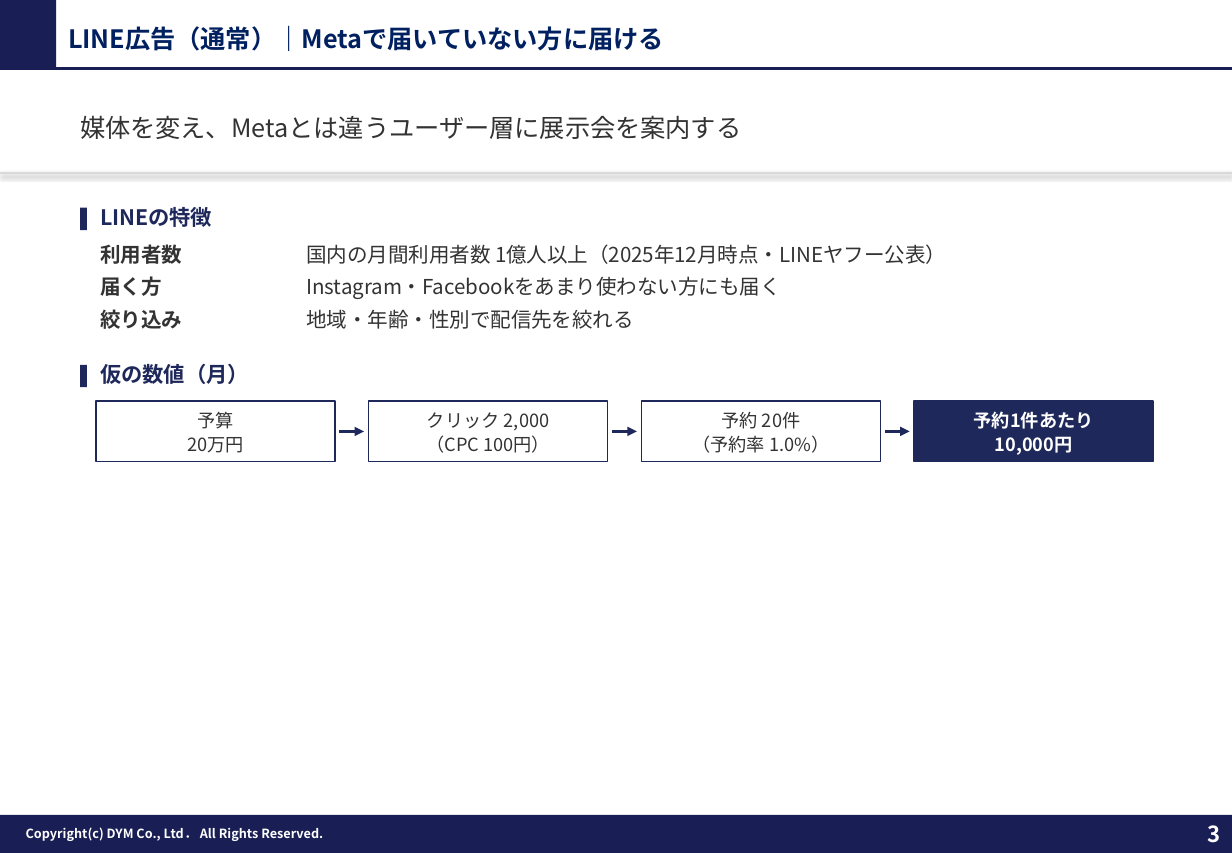
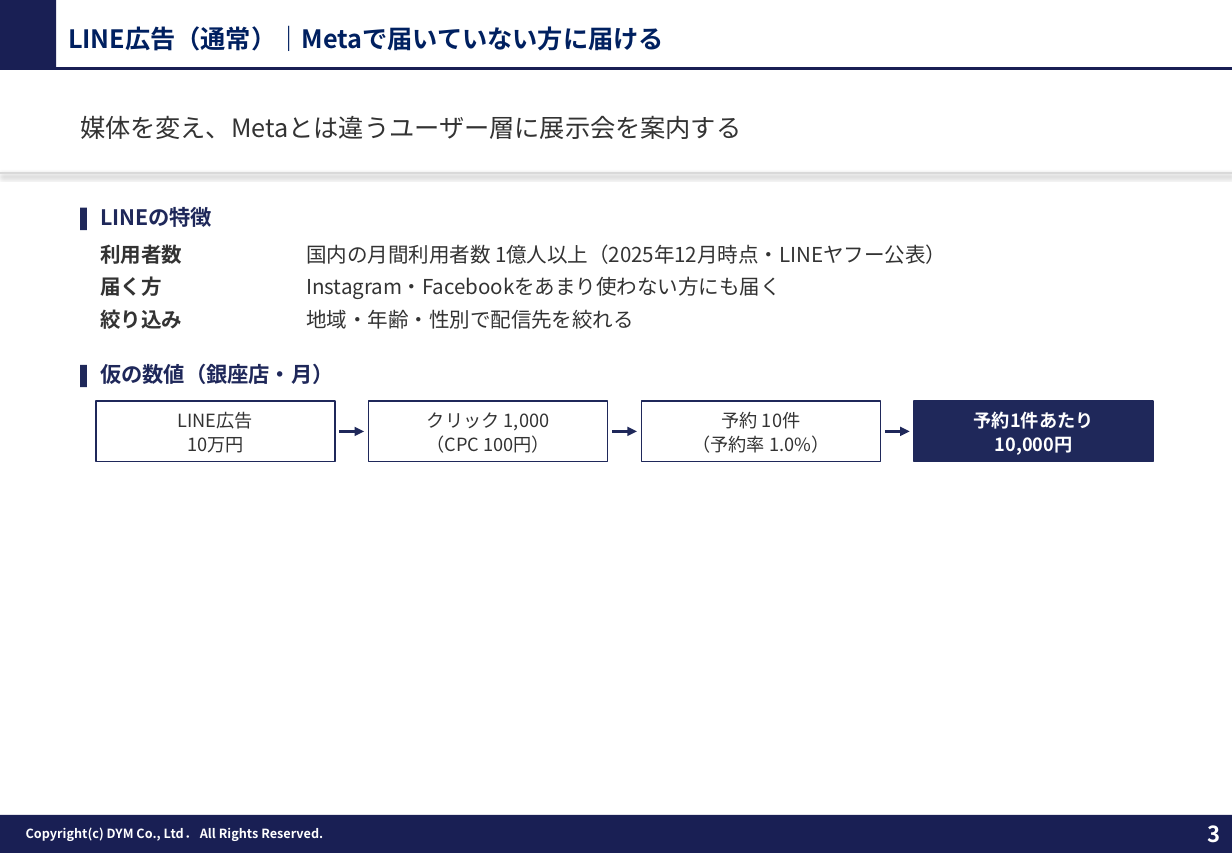
Before and after one commit to tonomura-r-dev/folder, a slide deck: slide 3 of 20261009_展示会LINE運用方針.pptx. Drawn at 1232x853 pixels with LibreOffice and Linux fonts; fonts in the diff are those of the drawing; background and template pictures are left out. Boxes give left, top, right and bottom in pixels: in the first picture for what was removed or moved away, otherwise in the second. Text is boxed around its words. In the diff, an @@ line names an element or a change of style, - is before the commit and + after.

```diff
--- a/20261009_展示会LINE運用方針.pptx
+++ b/20261009_展示会LINE運用方針.pptx
@@ text at (100,364,333,384): text changed @@
-仮の数値（月）
+仮の数値（銀座店・月）
@@ text in rectangle at (178,411,253,453): text changed @@
-予算
-20万円
+LINE広告
+10万円
@@ text in rectangle at (427,412,549,431): text changed @@
-クリック 2,000
+クリック 1,000
@@ text in rectangle at (722,412,800,429): text changed @@
-予約 20件
+予約 10件
```
Also in this commit, not shown: 2 other slides changed, 4 other files.
